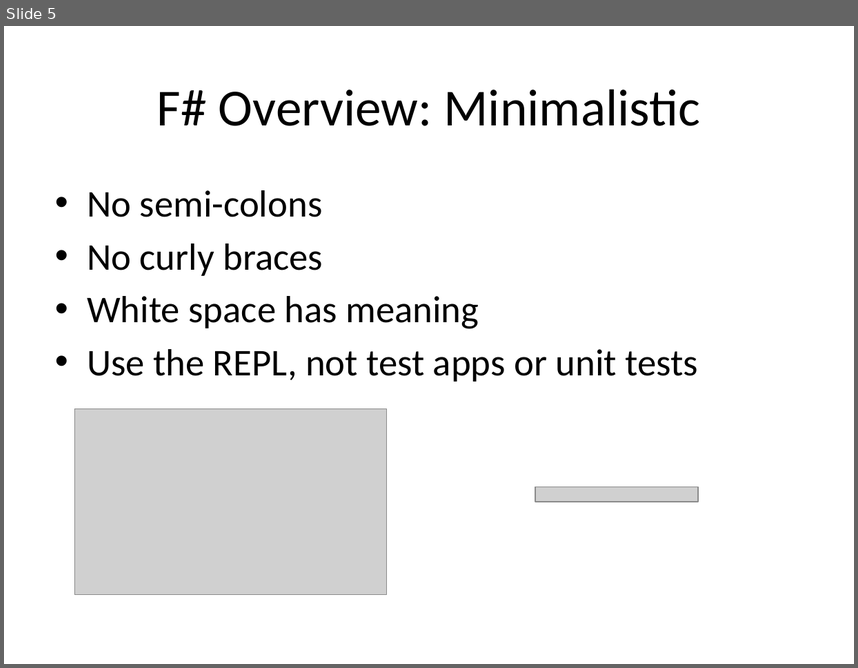
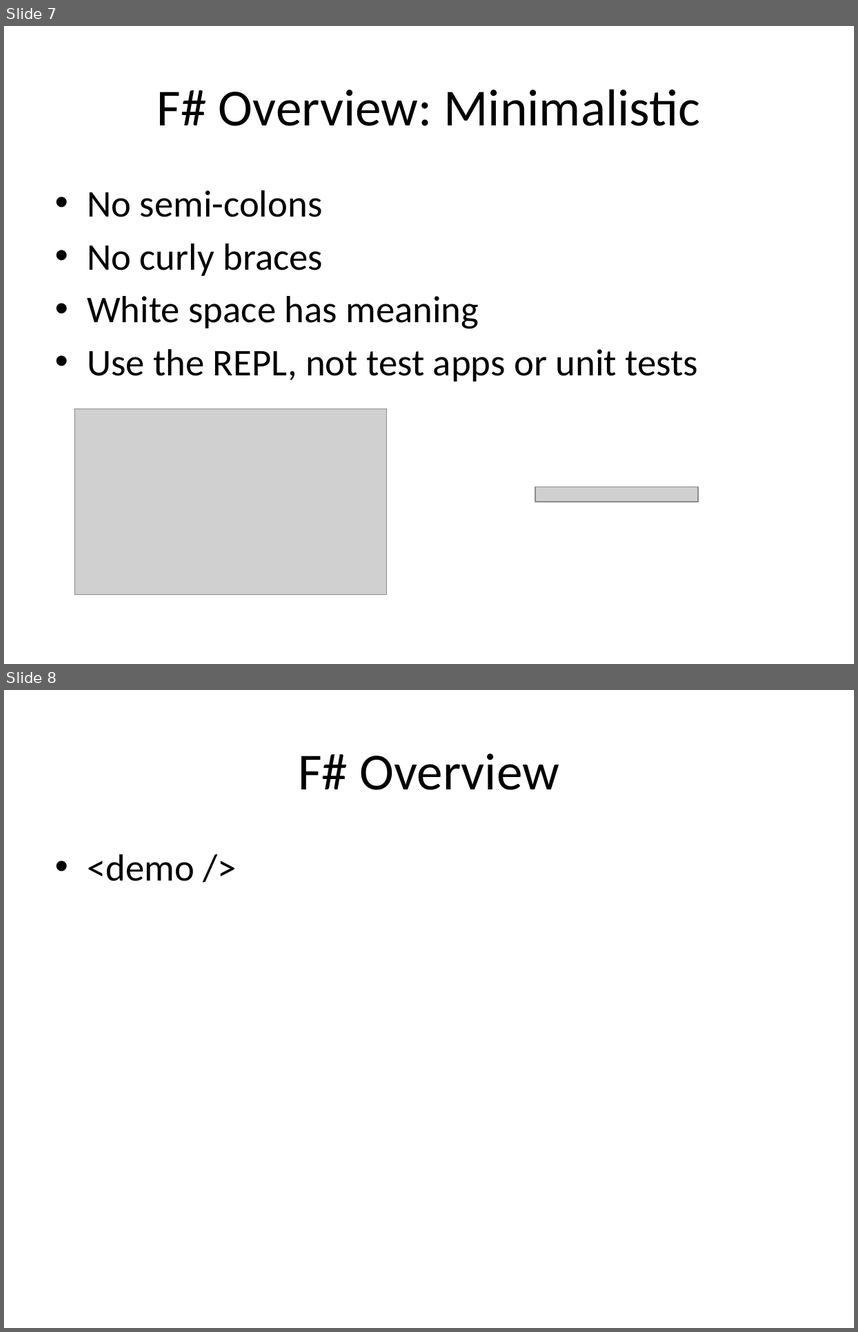
Before and after one commit to AlanGitHub00/PydataNYC, a slide deck: presentation/FSharpForData.pptx. Shown one above the other, each under a label of ours: slide 5 before the commit, slides 7 and 8 after it. The pictures are 858x668 and 858x1332 pixels, drawn with LibreOffice and Linux fonts; fonts in the diff are those of the drawing; grey boxes stand for pictures. Boxes give left, top, right and bottom in pixels: in the first picture for what was removed or moved away, otherwise in the second. Text is boxed around its words. In the diff, an @@ line names an element or a change of style, - is before the commit and + after.

```diff
--- a/presentation/FSharpForData.pptx
+++ b/presentation/FSharpForData.pptx
@@ slide 8 added at <box>4,690,854,1328</box>, background #FFFFFF @@
@@ title added at <box>298,753,559,790</box>, 44 pt, text #000000 @@
+F# Overview
@@ text added at <box>87,854,194,881</box>, 32 pt, text #000000 @@
+• <demo />
@@ what was slide 5 is now slide 7 @@
```
Also in this commit, not shown: 1 slide changed, 11 other slides added, 8 other files.
